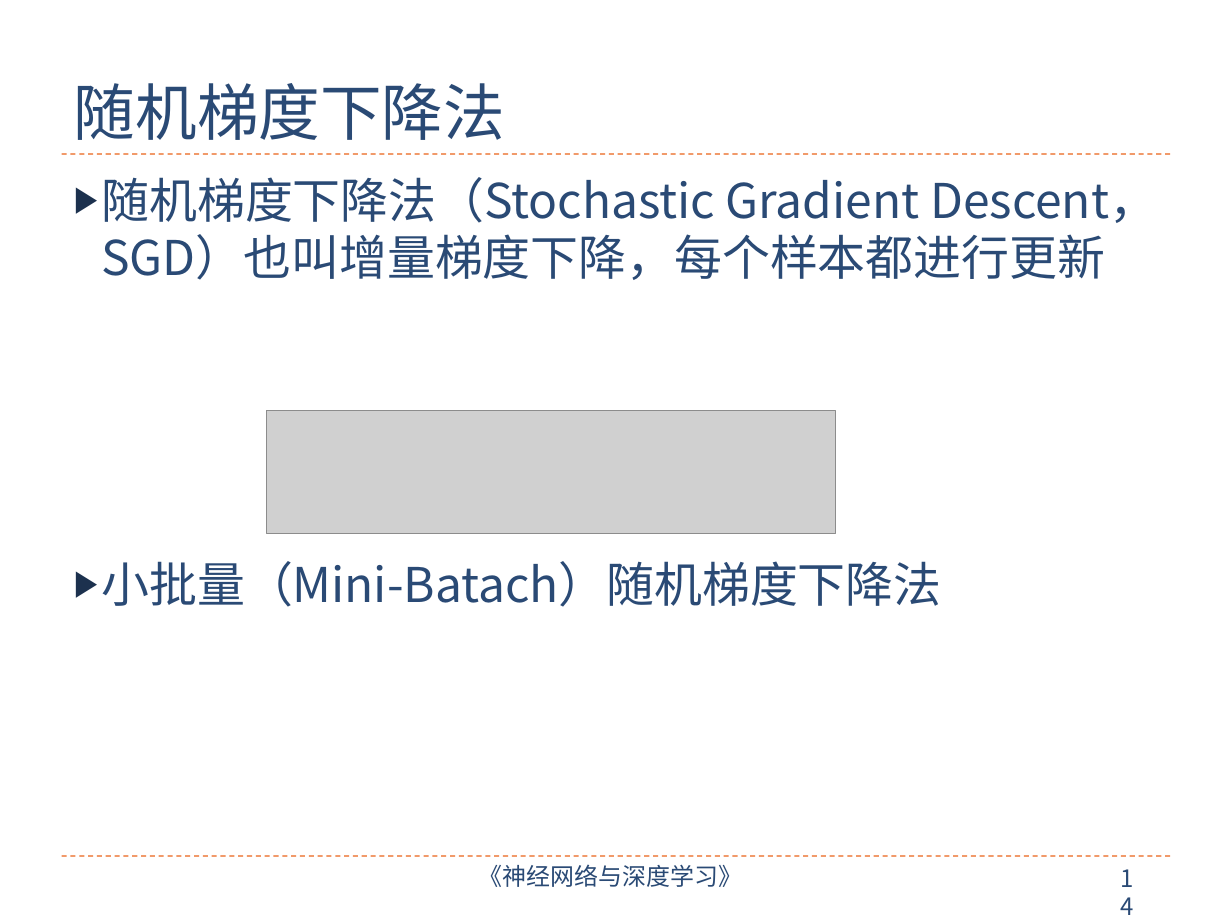
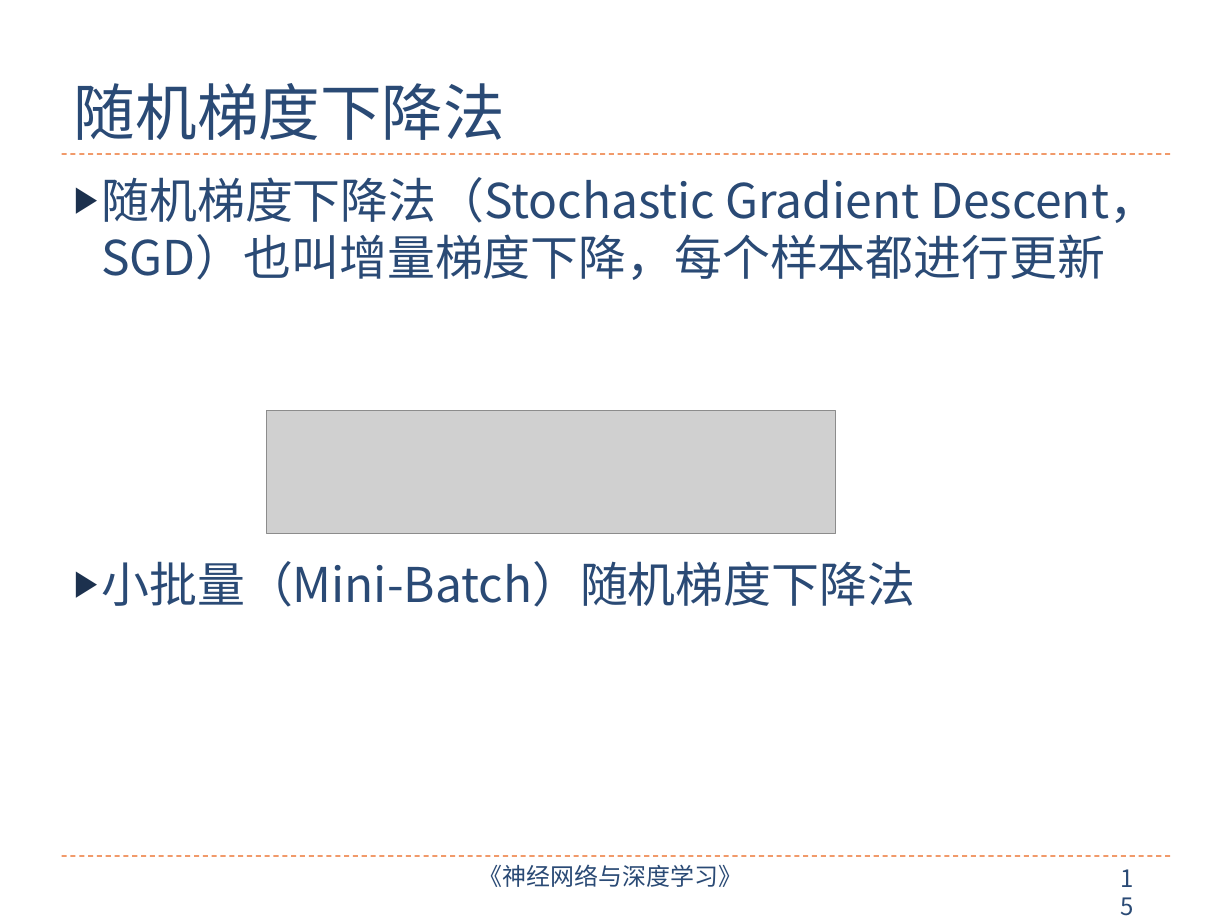
Before and after one commit to nndl/nndl.github.io, a slide deck: slide 15 of ppt/chap-机器学习概述.pptx (slide 14 before the commit). Drawn at 1232x924 pixels with LibreOffice and Linux fonts; fonts in the diff are those of the drawing; grey boxes stand for pictures. Boxes give left, top, right and bottom in pixels: in the first picture for what was removed or moved away, otherwise in the second. Text is boxed around its words. In the diff, an @@ line names an element or a change of style, - is before the commit and + after.

Commit message:
ppt

```diff
--- a/ppt/chap-机器学习概述.pptx
+++ b/ppt/chap-机器学习概述.pptx
@@ text at [102, 561, 916, 607]: text changed @@
-▶ 小批量（Mini-Batach）随机梯度下降法
+▶ 小批量（Mini-Batch）随机梯度下降法
@@ page number at [1109, 857, 1159, 899]: text changed @@
-14
+15
```
Also in this commit, not shown: 2 other files.
